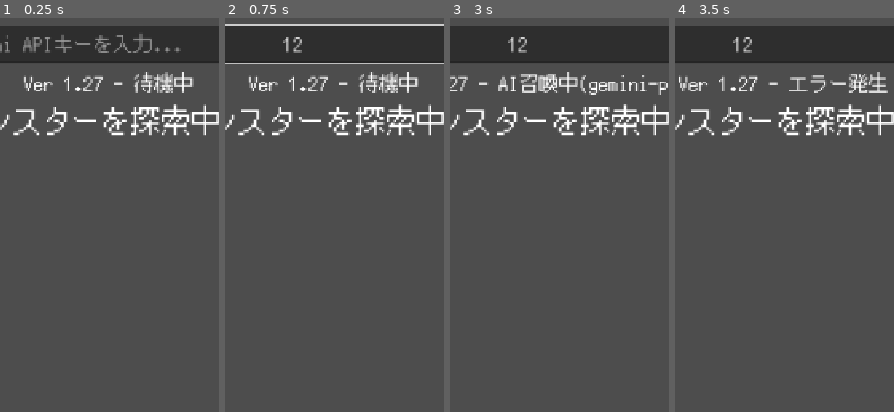
Above: before the commit, frames 1-4 (left to right).
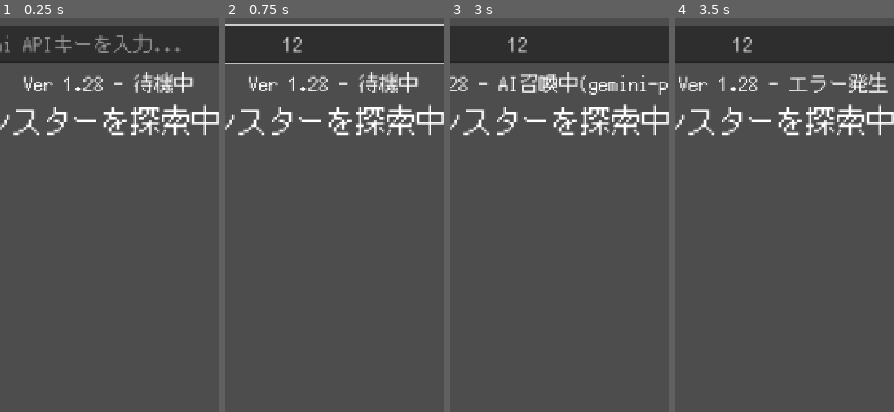
Above: after the commit, the same moments.

Repository: Usobanana/antigravity-aitest001
Game: Godot game, scene res://scenes/main.tscn
The game is run twice, just before and just after one commit, with the same random seed, the same clock (stepped at 60 frames per second) and the same inputs.
Inputs (mouse positions are % of the whole screen's width and height, from its top left):
- Up to frame 1 (0.25 s): no input
- Up to frame 2 (0.75 s): click (41, 3) at 0.52 s; type "12" at 0.6 s
- Up to frame 3 (3 s): click "入力窓" at 1.25 s; click "ログをコピーして報告する" at 2 s; click "探索する" at 2.75 s
- Up to frame 4 (3.5 s): no input
The pictures show only the part of the screen within x 25-75%, y 0-50%; the shares and areas given below are measured in that part.

The runs differ from the first frame. In frame 1, 0.1% of the frame differs, in the area x 42-48%, y 14-19%; in frame 2, 0.1%; in frame 3, less than 0.1%; in frame 4, less than 0.1%.

Commit message:
fix: pass raw URL to JS to prevent colon encoding 404 issue (Ver 1.28)

Diff:
--- a/新しいゲームプロジェクト/scripts/ai_manager.gd
+++ b/新しいゲームプロジェクト/scripts/ai_manager.gd
@@ -74,13 +74,14 @@
 	var window = JavaScriptBridge.get_interface("window")
 	window.godot_fetch_callback = _js_callback_ref
 
-	# 全てをエンコードして JS 側に渡す（フリーズ防止の最善策）
-	var encoded_url = url_raw.uri_encode()
+	# ボディのみエンコード（URLは絶対そのまま：コロンが %3A になると 404 になるため）
 	var encoded_body = body_data_raw.uri_encode()
 
+	# URL内のシングルクォートをエスケープ (Gemini URLには通常含まれないが念の為)
+	var safe_url = url_raw.replace("'", "\\'")
+
 	var js_code = """
-	(async function(enc_url, enc_body) {
-		const url = decodeURIComponent(enc_url);
+	(async function(url, enc_body) {
 		const body = decodeURIComponent(enc_body);
 
 		// 10秒のタイムアウトを設定
@@ -114,7 +115,7 @@
 			clearTimeout(id);
 			window.godot_fetch_callback(JSON.stringify({ok: false, error: e.message, code: 0}));
 		}
-	})('""" + encoded_url + """', '""" + encoded_body + """')
+	})('""" + safe_url + """', '""" + encoded_body + """')
 	"""
 	JavaScriptBridge.eval(js_code)
 
--- a/新しいゲームプロジェクト/scripts/main.gd
+++ b/新しいゲームプロジェクト/scripts/main.gd
@@ -14,7 +14,7 @@
 @onready var copy_log_button = $UI/CopyLogButton
 @onready var monster_image = $UI/MonsterInfo/MonsterImage
 const SAVE_PATH = "user://settings.cfg"
-const APP_VERSION = "Ver 1.27"
+const APP_VERSION = "Ver 1.28"
 const STYLE_PROMPT = "digital illustration, dark fantasy, epic, highly detailed, cinematic lighting, centered on solid dark background"
 
 var image_http_request: HTTPRequest
